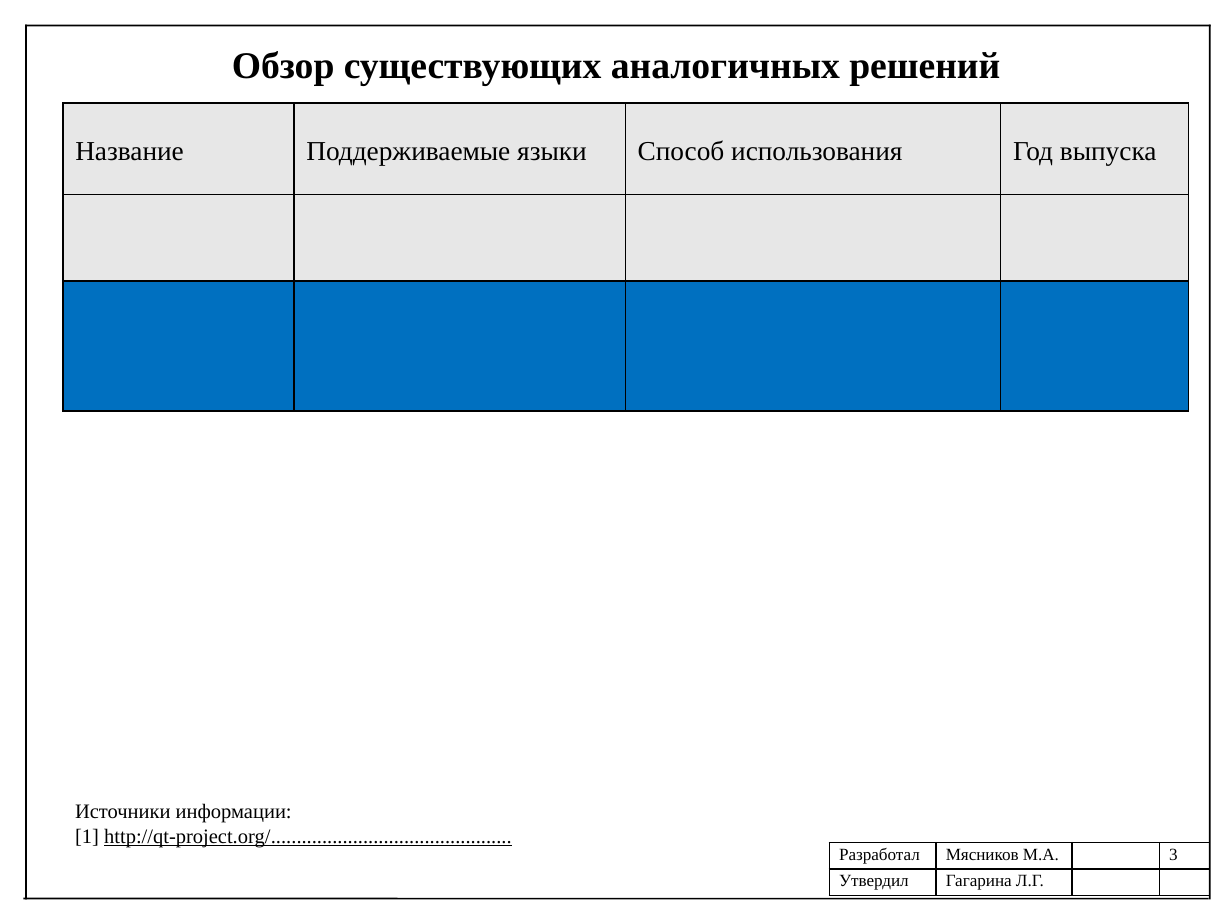
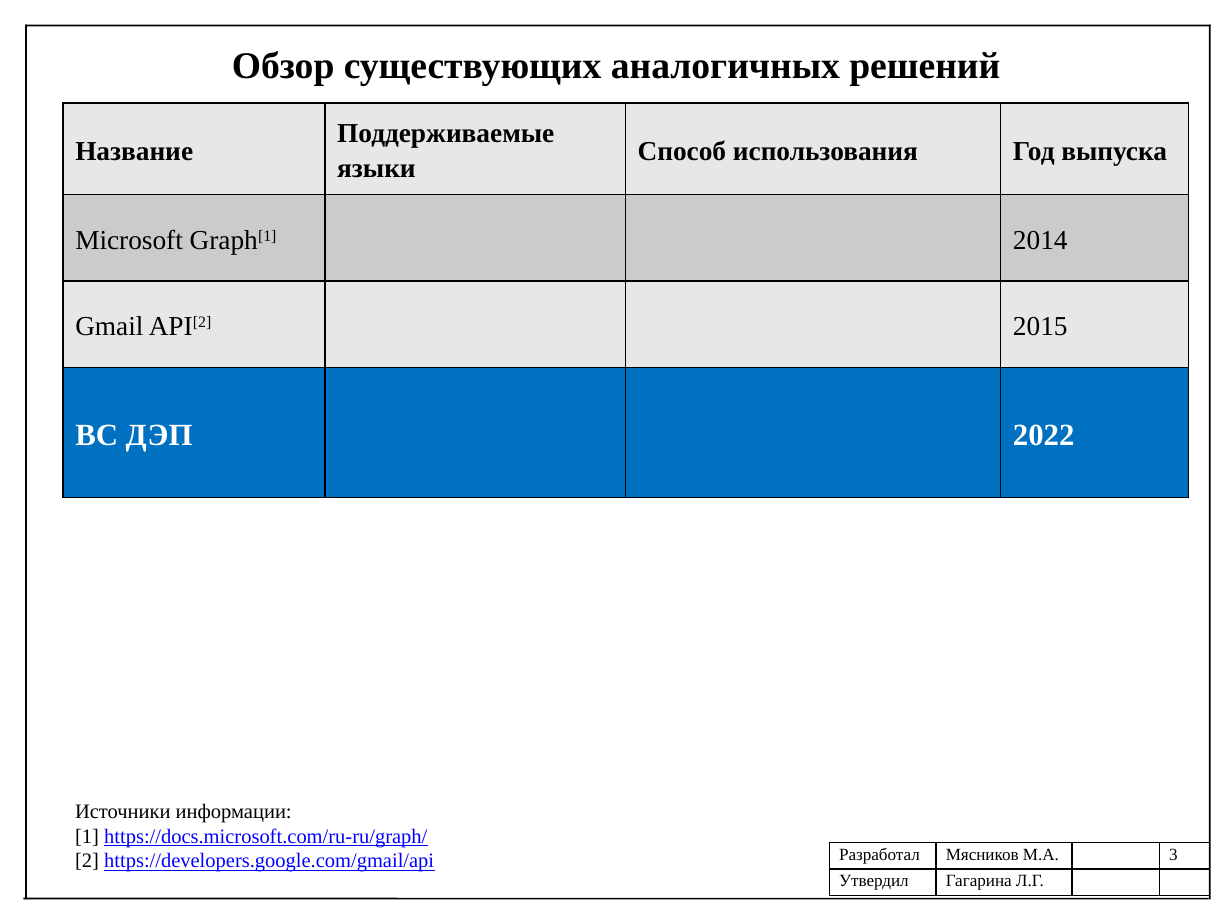
Before and after one commit to mJaJksJ/VCR, a slide deck: slide 3 of УП-Презентация.pptx. Drawn at 1232x924 pixels with LibreOffice and Linux fonts; fonts in the diff are those of the drawing. Boxes give left, top, right and bottom in pixels: in the first picture for what was removed or moved away, otherwise in the second. Text is boxed around its words. In the diff, an @@ line names an element or a change of style, - is before the commit and + after.

```diff
--- a/УП-Презентация.pptx
+++ b/УП-Презентация.pptx
@@ table at [63,103,1189,498] @@
-row 2:  |  |  | 
-row 3:  |  |  | 
+row 2: Microsoft Graph[1] |  |  | 2014
+row 3: Gmail API[2] |  |  | 2015
+row 4: ВС ДЭП |  |  | 2022
@@ text at [75,828,434,872]: text changed; text colour #000000 to #0000FF @@
-[1] http://qt-project.org/...............................................
+[1] https://docs.microsoft.com/ru-ru/graph/
+[2] https://developers.google.com/gmail/api
```
Also in this commit, not shown: 1 other slide changed, 3 other files.
